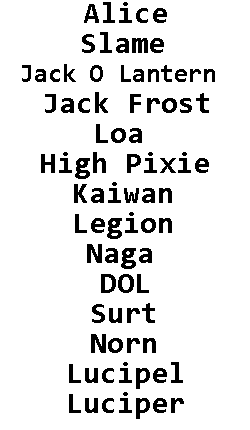
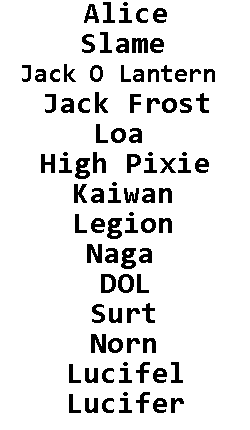
Two versions of the same layered image (w=250, h=430). Layer-by-layer changes:
renamed "Luciper" to "Lucifer", painted on it over (x1=136, y1=392, x2=150, y2=419)
renamed "Lucipel" to "Lucifel", painted on it over (x1=136, y1=362, x2=150, y2=389)
